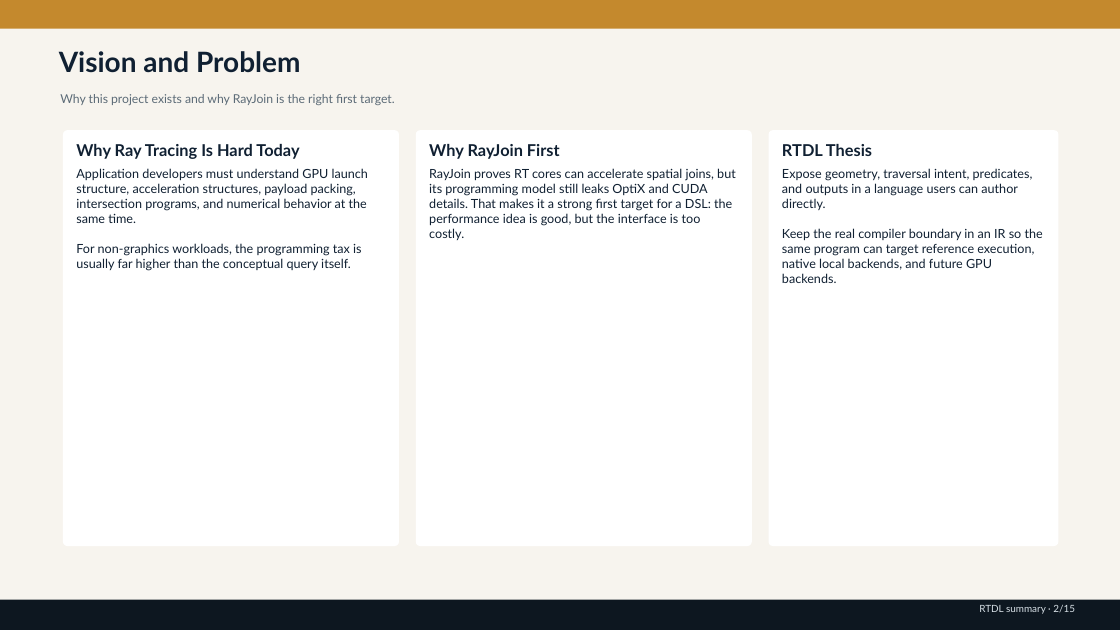
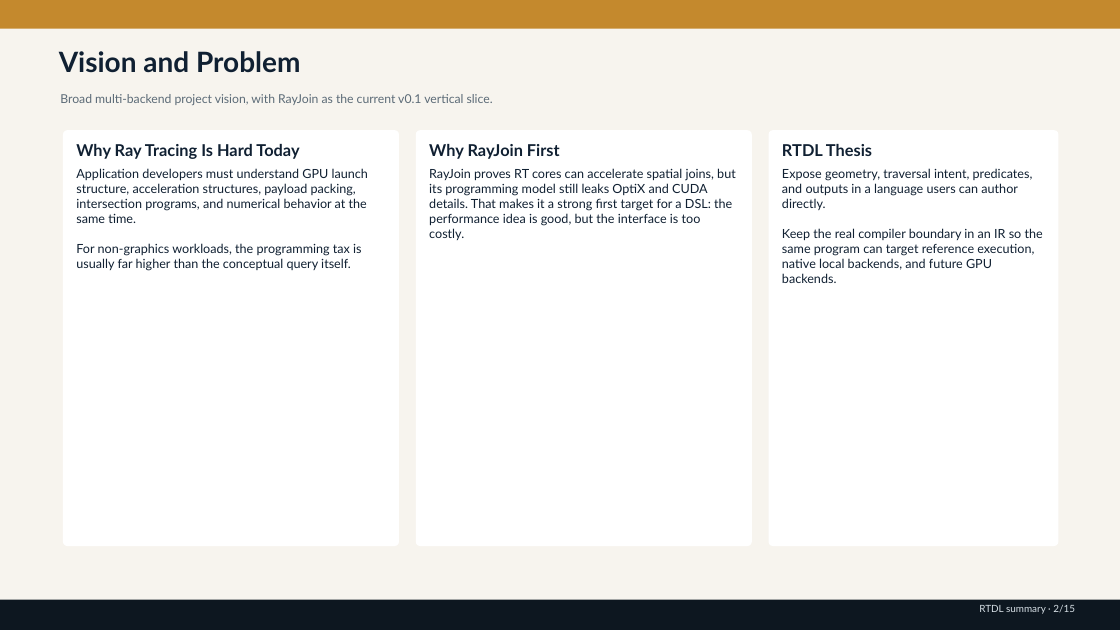
Before and after one commit to rubaolee/rtdl, a slide deck: slide 2 of rtdl_status_summary.pptx. Drawn at 1120x630 pixels with LibreOffice and Linux fonts; fonts in the diff are those of the drawing. Boxes give left, top, right and bottom in pixels: in the first picture for what was removed or moved away, otherwise in the second. Text is boxed around its words. In the diff, an @@ line names an element or a change of style, - is before the commit and + after.

Commit message:
Reset project vision and v0.1 framing

```diff
--- a/rtdl_status_summary.pptx
+++ b/rtdl_status_summary.pptx
@@ text at (60, 94, 493, 105): text changed @@
-Why this project exists and why RayJoin is the right first target.
+Broad multi-backend project vision, with RayJoin as the current v0.1 vertical slice.
```
Also in this commit, not shown: 1 other slide changed, 5 other files.
